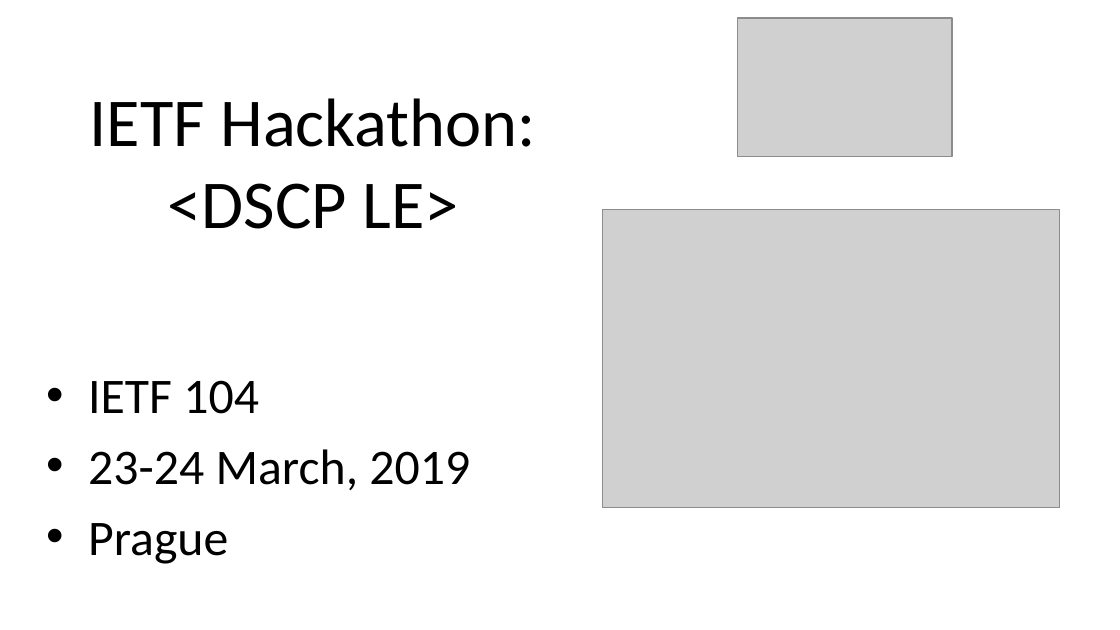
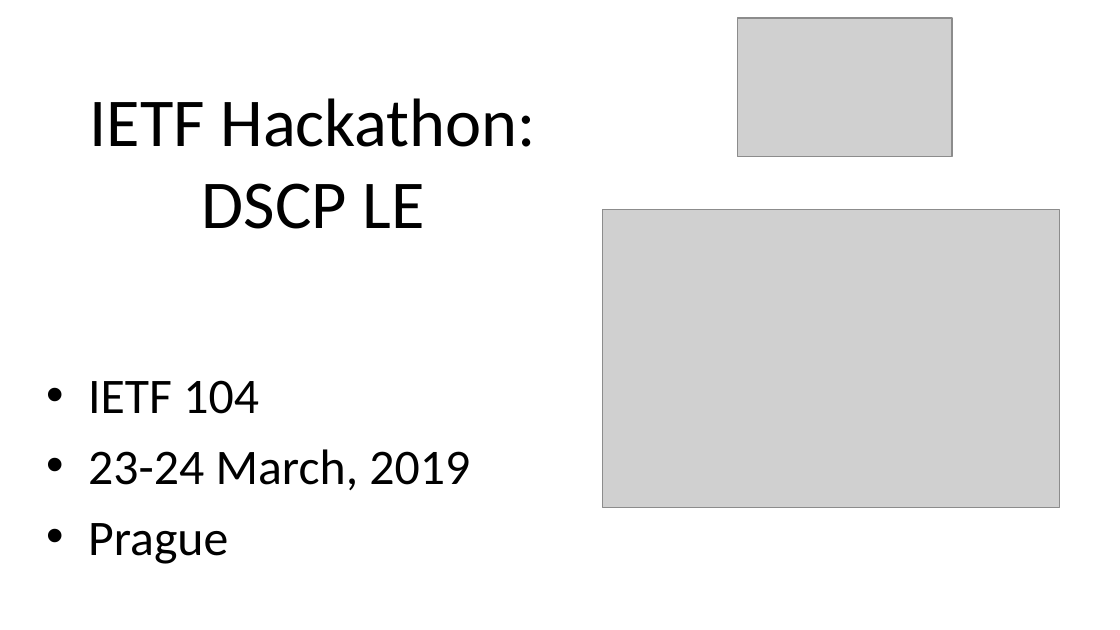
Before and after one commit to IETF-Hackathon/ietf104-project-presentations, a slide deck: slide 1 of dscp_le-hackathon104.pptx. Drawn at 1120x630 pixels with LibreOffice and Linux fonts; fonts in the diff are those of the drawing; grey boxes stand for pictures. Boxes give left, top, right and bottom in pixels: in the first picture for what was removed or moved away, otherwise in the second. Text is boxed around its words. In the diff, an @@ line names an element or a change of style, - is before the commit and + after.

Commit message:
Small fix to first slide

```diff
--- a/dscp_le-hackathon104.pptx
+++ b/dscp_le-hackathon104.pptx
@@ text at bbox=[90, 98, 536, 229]: text changed @@
-IETF Hackathon:
-<DSCP LE>
+IETF Hackathon:
+DSCP LE
```
